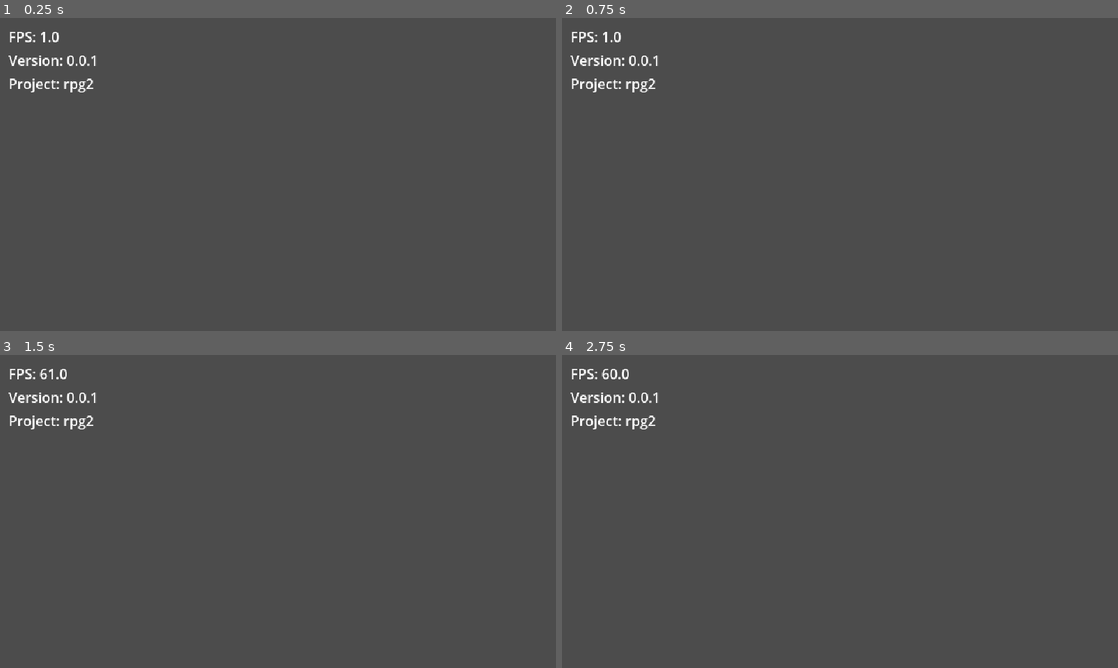
Above: before the commit, frames 1-4 (two rows, left to right).
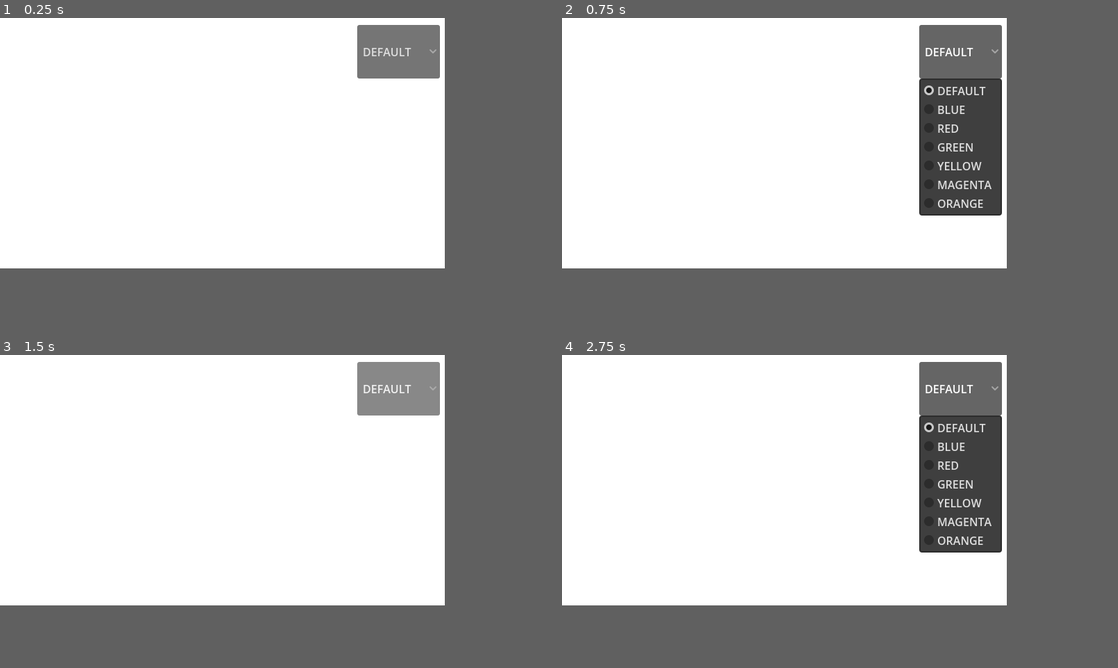
Above: after the commit, the same moments.

Repository: JakeSlaght/rpg2
Game: Godot game, scene res://src/core/main_game.tscn
Same seed, same stepped clock (60 frames per second), same inputs: the game is played once before the commit and once after it.
Inputs (mouse positions are in pixels of both pictures, inside the frame that each line leads up to):
- Up to frame 1 (0.25 s): no input
- Up to frame 2 (0.75 s): click (1062, 58) at 0.5 s, where only the run after the commit has a clickable "DEFAULT"
- Up to frame 3 (1.5 s): click (500, 395) at 1.25 s, where only the run after the commit has a clickable "DEFAULT"
- Up to frame 4 (2.75 s): click (1062, 395) at 2 s, where only the run after the commit has a clickable "DEFAULT"
In our replay, the window is 800x450 before the commit and 640x360 after it. These sizes can differ from the game's own. Grey fills any space a smaller window leaves; there, only what the larger window draws over its background counts as a difference.

The runs differ from the first frame. In frame 1, 64% of the frame differs, in the area x 0-80%, y 0-80%; in frame 2, 58%; in frame 3, 64%; in frame 4, 58%.

Commit message:
adding in a shader and some debugging

Diff:
--- a/rpg-2/project.godot
+++ b/rpg-2/project.godot
@@ -19,12 +19,14 @@
 config/icon="res://icon.svg"
 boot_splash/minimum_display_time=1000
 
+[autoload]
+
+Accessibility="*uid://dfiglelkshp50"
+
 [display]
 
 window/size/viewport_width=640
 window/size/viewport_height=360
-window/size/window_width_override=1000
-window/size/window_height_override=600
 window/stretch/mode="canvas_items"
 window/stretch/scale_mode="integer"
 
--- /dev/null
+++ b/rpg-2/src/core/color_layer.gd
@@ -0,0 +1,7 @@
+extends Control
+
+@onready var color: ColorRect = %Color
+@onready var color_material: ShaderMaterial = color.material as ShaderMaterial
+
+func _ready() -> void:
+	Accessibility.set_color_material(color_material)
--- /dev/null
+++ b/rpg-2/src/core/globals/enums.gd
@@ -0,0 +1,11 @@
+class_name Enums
+
+enum ColorMode {
+	DEFAULT,
+	BLUE,
+	RED,
+	GREEN,
+	YELLOW,
+	MAGENTA,
+	ORANGE
+}
--- /dev/null
+++ b/rpg-2/src/core/globals/managers/accessibility.gd
@@ -0,0 +1,20 @@
+class_name AccessibilityManager
+extends Node
+
+var color_overlay: Enums.ColorMode = Enums.ColorMode.DEFAULT:
+	set(value):
+		color_overlay = value
+		_apply_color_overlay()
+
+var color_material: ShaderMaterial
+
+
+func set_color_material(material: ShaderMaterial) -> void:
+	color_material = material
+	_apply_color_overlay()
+
+
+func _apply_color_overlay() -> void:
+	if color_material:
+		print_debug("color_selected index:", color_overlay)
+		color_material.set_shader_parameter("color_selected", color_overlay)
--- a/rpg-2/src/core/main_game.tscn
+++ b/rpg-2/src/core/main_game.tscn
@@ -1,6 +1,12 @@
 [gd_scene format=3 uid="uid://btq788dnwxjdy"]
 
+[ext_resource type="Shader" uid="uid://d2surfmscyhka" path="res://src/shaders/color_adjustment.gdshader" id="1_ike8k"]
 [ext_resource type="PackedScene" uid="uid://pidjx4x8sm3a" path="res://src/debug/debug_text_overlay.tscn" id="1_keldc"]
+[ext_resource type="Script" uid="uid://barqp2nxp5lym" path="res://src/core/color_layer.gd" id="2_bsx2m"]
+
+[sub_resource type="ShaderMaterial" id="ShaderMaterial_bsx2m"]
+shader = ExtResource("1_ike8k")
+shader_parameter/color_selected = 0
 
 [node name="MainGame" type="Node" unique_id=819751675]
 process_mode = 3
@@ -52,6 +58,34 @@
 offset_right = 40.0
 offset_bottom = 40.0
 
+[node name="AccessibilityLayer" type="CanvasLayer" parent="." unique_id=558307386]
+
+[node name="ColorLayer" type="Control" parent="AccessibilityLayer" unique_id=1344442820]
+layout_mode = 3
+anchors_preset = 15
+anchor_right = 1.0
+anchor_bottom = 1.0
+grow_horizontal = 2
+grow_vertical = 2
+pivot_offset = Vector2(1115, 257)
+size_flags_horizontal = 3
+size_flags_vertical = 3
+mouse_filter = 2
+script = ExtResource("2_bsx2m")
+
+[node name="Color" type="ColorRect" parent="AccessibilityLayer/ColorLayer" unique_id=718894698]
+unique_name_in_owner = true
+process_mode = 3
+material = SubResource("ShaderMaterial_bsx2m")
+layout_mode = 1
+anchors_preset = 15
+anchor_right = 1.0
+anchor_bottom = 1.0
+grow_horizontal = 2
+grow_vertical = 2
+pivot_offset = Vector2(810, 226)
+color = Color(1, 1, 1, 0)
+
 [node name="DebugLayer" type="CanvasLayer" parent="." unique_id=2127142657]
 process_mode = 3
 layer = 128
--- a/rpg-2/src/debug/debug_text_overlay.gd
+++ b/rpg-2/src/debug/debug_text_overlay.gd
@@ -6,13 +6,19 @@
 @onready var fps_label: Label = %FPSLabel
 @onready var version_info: Label = %VersionInfo
 @onready var project_info: Label = %ProjectInfo
+@onready var color_selector: OptionButton = %ColorSelector
 
 func _ready() -> void:
 	_add_version_to_info_label()
 	_add_project_name_to_label()
+	_add_setup_color_selector()
 
 func _process(delta: float) -> void:
 	fps_label.set_text("FPS: " + str(Engine.get_frames_per_second()))
+
+func _add_setup_color_selector() -> void:
+	for color in Enums.ColorMode:
+		color_selector.add_item(color, Enums.ColorMode[color])
 
 func _add_version_to_info_label() -> void:
 	var version_str : String = ProjectSettings.get_setting(VERSION_SETTING)
@@ -21,3 +27,7 @@
 func _add_project_name_to_label() -> void:
 	var project_name_str : String = ProjectSettings.get_setting(PROJECT_NAME)
 	project_info.text += project_name_str
+
+
+func _on_color_selector_item_selected(index: int) -> void:
+		Accessibility.color_overlay = index
--- a/rpg-2/src/debug/debug_text_overlay.tscn
+++ b/rpg-2/src/debug/debug_text_overlay.tscn
@@ -20,20 +20,30 @@
 theme_override_constants/margin_right = 10
 theme_override_constants/margin_bottom = 10
 
-[node name="VBoxContainer" type="VBoxContainer" parent="MarginContainer" unique_id=575232144]
+[node name="HBoxContainer" type="HBoxContainer" parent="MarginContainer" unique_id=1374952505]
+layout_mode = 2
+theme_override_constants/separation = 400
+
+[node name="VBoxContainer" type="VBoxContainer" parent="MarginContainer/HBoxContainer" unique_id=575232144]
 layout_mode = 2
 
-[node name="FPSLabel" type="Label" parent="MarginContainer/VBoxContainer" unique_id=215857035]
+[node name="FPSLabel" type="Label" parent="MarginContainer/HBoxContainer/VBoxContainer" unique_id=215857035]
 unique_name_in_owner = true
 layout_mode = 2
 text = "FPS:"
 
-[node name="VersionInfo" type="Label" parent="MarginContainer/VBoxContainer" unique_id=1015641243]
+[node name="VersionInfo" type="Label" parent="MarginContainer/HBoxContainer/VBoxContainer" unique_id=1015641243]
 unique_name_in_owner = true
 layout_mode = 2
 text = "Version: "
 
-[node name="ProjectInfo" type="Label" parent="MarginContainer/VBoxContainer" unique_id=1210398173]
+[node name="ProjectInfo" type="Label" parent="MarginContainer/HBoxContainer/VBoxContainer" unique_id=1210398173]
 unique_name_in_owner = true
 layout_mode = 2
 text = "Project: "
+
+[node name="ColorSelector" type="OptionButton" parent="MarginContainer/HBoxContainer" unique_id=1318187543]
+unique_name_in_owner = true
+layout_mode = 2
+
+[connection signal="item_selected" from="MarginContainer/HBoxContainer/ColorSelector" to="." method="_on_color_selector_item_selected"]
--- /dev/null
+++ b/rpg-2/src/shaders/color_adjustment.gdshader
@@ -0,0 +1,41 @@
+shader_type canvas_item;
+
+uniform int color_selected = 0; //0 is DEFAULT
+
+void vertex() {
+	// Called for every vertex the material is visible on.
+}
+
+void fragment() {
+	vec4 texture_default = texture(TEXTURE, UV);
+	vec4 default_color = vec4(texture_default.r,texture_default.g,texture_default.b,texture_default.a);
+	vec4 color_replacement = default_color;
+
+	// { "LILAC": 6 }
+	switch(color_selected) {
+		case 0:
+			color_replacement = default_color;
+			break;
+		case 1:
+			color_replacement = vec4(texture_default.r, texture_default.g, 1.0, texture_default.a);
+			break;
+		case 2:
+			color_replacement = vec4(1.0, texture_default.g, texture_default.b, texture_default.a);
+			break;
+		case 3:
+			color_replacement = vec4(texture_default.r, 1.0, texture_default.b, texture_default.a);
+			break;
+		case 4:
+			color_replacement = vec4(1.0, 1.0, texture_default.b, texture_default.a);
+			break;
+		case 5:
+			color_replacement = vec4(1.0, texture_default.b, 1.0, texture_default.a);
+			break;
+		case 6:
+			color_replacement = vec4(1.0, 0.647059, texture_default.b, texture_default.a);
+			break;
+	}
+
+	// 1, 0, 1
+	COLOR = color_replacement;
+}
Not shown, added: rpg-2/src/core/color_layer.gd.uid
Not shown, added: rpg-2/src/core/globals/enums.gd.uid
Not shown, added: rpg-2/src/core/globals/managers/accessibility.gd.uid
Not shown, added: rpg-2/src/shaders/color_adjustment.gdshader.uid
